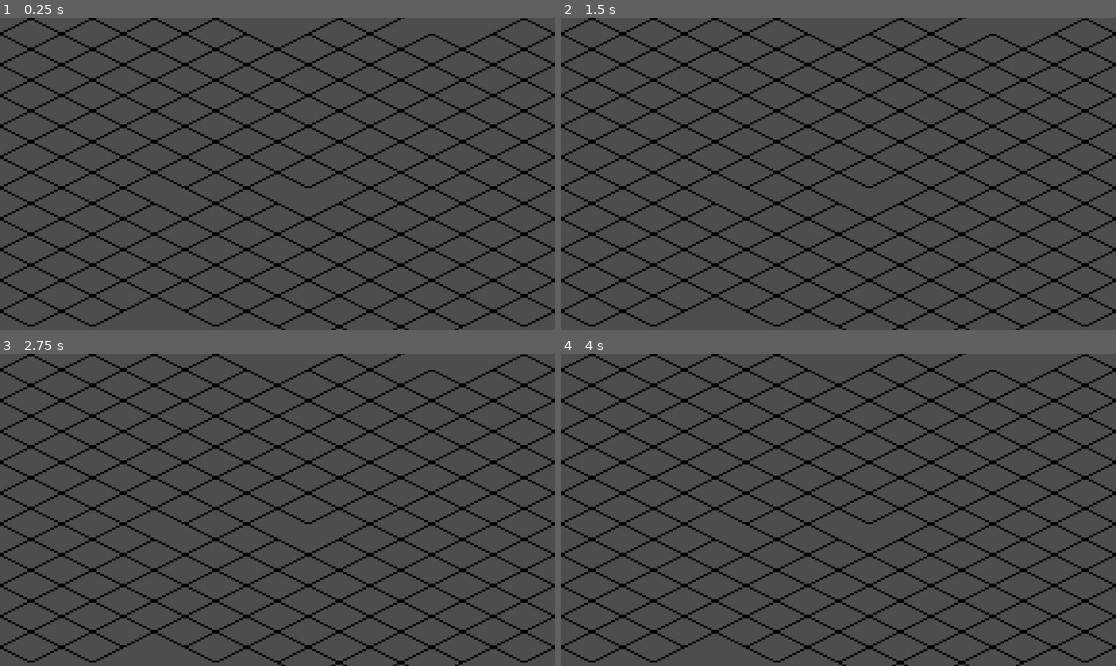
Above: before the commit, frames 1-4 (two rows, left to right).
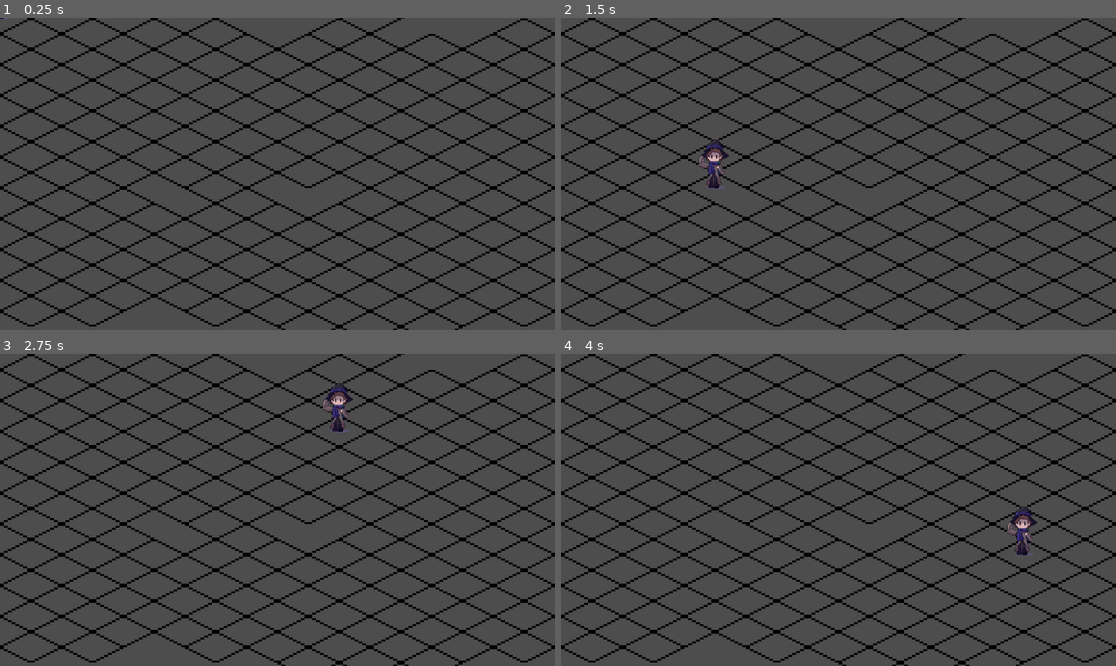
Above: after the commit, the same moments.

Repository: New-Leaf-Studios/Game-Practice
Game: Godot game, scene res://Scenes/battlefield.tscn
Two runs of this game, one before a commit and one after it. Both use one fixed random seed, a clock stepped at 60 frames per second and the inputs below. This scene is started directly instead of the project's main scene.
Inputs (mouse positions are in pixels of both pictures, inside the frame that each line leads up to):
- Up to frame 1 (0.25 s): no input
- Up to frame 2 (1.5 s): tap Enter at 0.5 s; move the mouse to (960, 158) at 0.52 s; press the mouse at (960, 158) at 0.53 s; hold D (right) 0.53-1.28 s; tap Space at 1.25 s; move the mouse to (727, 189) at 1.27 s; release the mouse at (727, 189) at 1.28 s; hold S (down) from 1.28 s (still down); click (727, 189) at 1.35 s
- Up to frame 3 (2.75 s): tap Enter at 2 s; move the mouse to (333, 441) at 2.02 s; release S (down) at 2.03 s; press the mouse at (333, 441) at 2.03 s; hold D (right) from 2.03 s (still down)
- Up to frame 4 (4 s): tap Space at 2.75 s; move the mouse to (810, 572) at 2.77 s; release D (right) at 2.78 s; release the mouse at (810, 572) at 2.78 s; hold W (up) 2.78-3.53 s; click (810, 572) at 2.85 s; tap Enter at 3.5 s; move the mouse to (1005, 556) at 3.52 s; press the mouse at (1005, 556) at 3.53 s; hold A (left) from 3.53 s (still down)

The runs differ from the first frame. In frame 1, less than 0.1% of the frame differs, in the area x 0-2%, y 0-1%; in frame 2, 0.4%, in the area x 24-31%, y 38-55%; in frame 3, 0.4%; in frame 4, 0.4%.

Commit message:
added player battle move func
just basics for now

Diff:
--- a/Scenes/battlefield.tscn
+++ b/Scenes/battlefield.tscn
@@ -2,6 +2,7 @@
 
 [ext_resource type="Texture2D" uid="uid://crddsugtp8wqg" path="res://images/iso_placeholder_texture_2d.tres" id="1_hy033"]
 [ext_resource type="Texture2D" uid="uid://bdxhc23lqofsh" path="res://images/pixil-frame-0(2).png" id="2_4y0t7"]
+[ext_resource type="Script" uid="uid://c7ka716nalt6f" path="res://Scripts/battlefield.gd" id="3_0dedv"]
 
 [sub_resource type="TileSetAtlasSource" id="TileSetAtlasSource_4y0t7"]
 texture = ExtResource("1_hy033")
@@ -33,20 +34,11 @@
 sources/1 = SubResource("TileSetAtlasSource_fxwnf")
 sources/2 = SubResource("TileSetAtlasSource_vsh2u")
 
-[sub_resource type="GDScript" id="GDScript_tkjg1"]
-script/source = "extends TileMapLayer
-
-func _unhandled_input(event: InputEvent) -> void:
-	if event.is_action_pressed(\"select\"):
-
-		var mouse_position: Vector2 = get_local_mouse_position()
-		var grid_position: Vector2i = local_to_map(mouse_position)
-
-		print (\"you clicked pixel: \", mouse_position, \" which is tile: \", grid_position)
-"
-
 [node name="Battlefield" type="TileMapLayer"]
 position = Vector2(0, 1)
 tile_map_data = PackedByteArray("AAD//wEAAgAAAAAAAAD//wIAAgAAAAAAAAAAAAIAAgAAAAAAAAABAAMAAgAAAAAAAAABAAEAAgAAAAAAAAD+// …(5376 unchanged characters)…
 tile_set = SubResource("TileSet_vsh2u")
-script = SubResource("GDScript_tkjg1")
+script = ExtResource("3_0dedv")
+
+[node name="Fighters" type="Node2D" parent="."]
+y_sort_enabled = true
--- /dev/null
+++ b/Scenes/combat_player.tscn
@@ -0,0 +1,11 @@
+[gd_scene load_steps=2 format=3 uid="uid://by0q3p7e1p7jm"]
+
+[ext_resource type="Texture2D" uid="uid://bdwje7y3qfrid" path="res://images/TTdown.png" id="1_0shjb"]
+
+[node name="CombatPlayer" type="Node2D"]
+
+[node name="Sprite2D" type="Sprite2D" parent="."]
+y_sort_enabled = true
+position = Vector2(0, -48.975)
+scale = Vector2(0.2, 0.2)
+texture = ExtResource("1_0shjb")
--- a/Scripts/battlefield.gd
+++ b/Scripts/battlefield.gd
@@ -1,4 +1,11 @@
 extends TileMapLayer
+
+var player_scene: PackedScene = preload("res://Scenes/combat_player.tscn")
+
+var player = player_scene.instantiate() as Node2D
+
+func _ready() -> void:
+	$Fighters.add_child(player)
 
 func _unhandled_input(event: InputEvent) -> void:
 	if event.is_action_pressed("select"):
@@ -6,4 +13,7 @@
 		var mouse_position: Vector2 = get_local_mouse_position()
 		var grid_position: Vector2i = local_to_map(mouse_position)
 
+
+		player.position = map_to_local(grid_position)
+
 		print ("you clicked pixel: ", mouse_position, " which is tile: ", grid_position)
